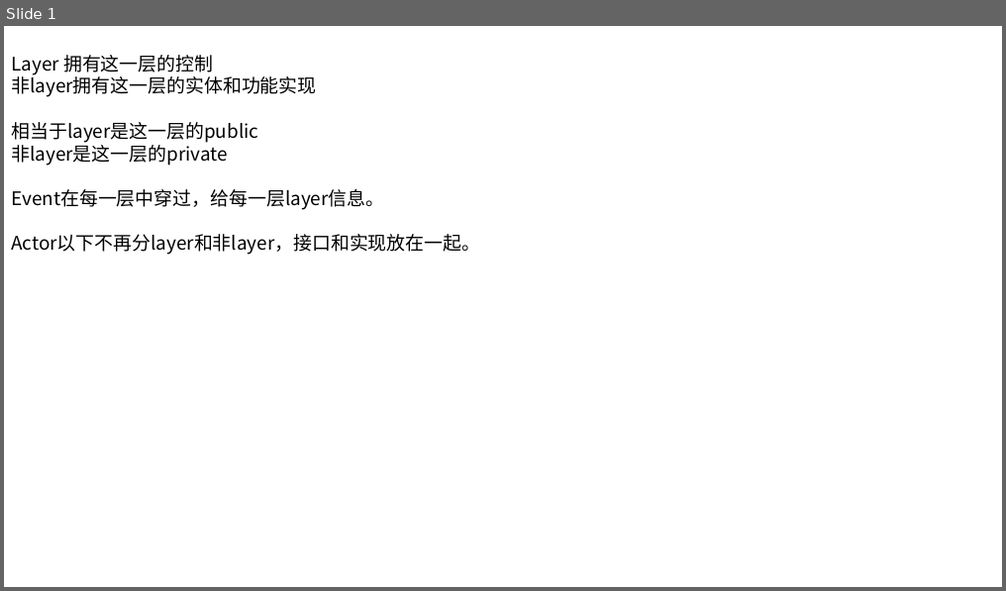
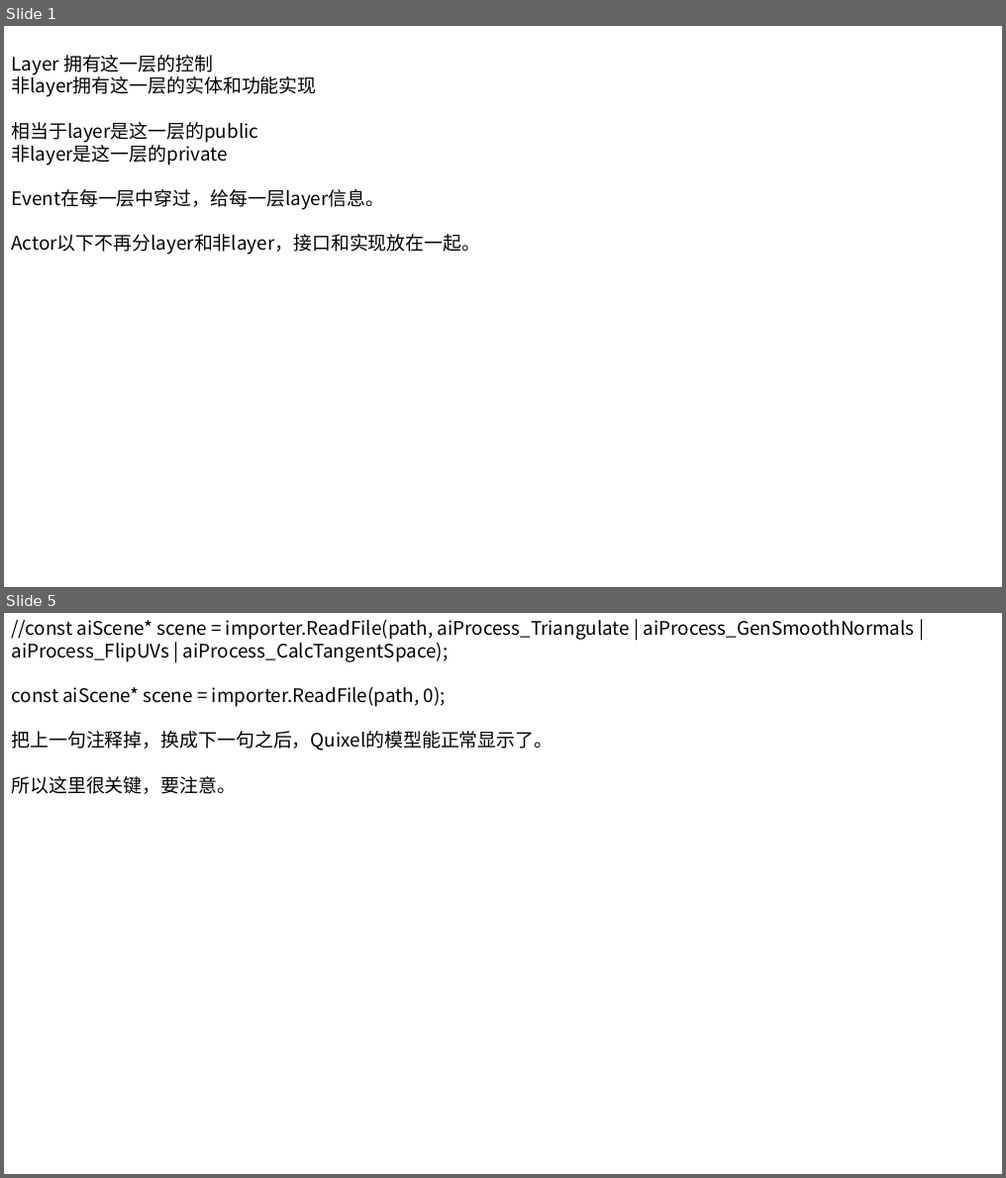
Before and after one commit to huangshansong/Hazel, a slide deck: 未来修改.pptx. Shown one above the other, each under a label of ours: slide 1 before the commit, slides 1 and 5 after it; the slides between them are not shown. The pictures are 1006x591 and 1006x1178 pixels, drawn with LibreOffice and Linux fonts; fonts in the diff are those of the drawing. Boxes give left, top, right and bottom in pixels: in the first picture for what was removed or moved away, otherwise in the second. Text is boxed around its words. In the diff, an @@ line names an element or a change of style, - is before the commit and + after.

```diff
--- a/未来修改.pptx
+++ b/未来修改.pptx
@@ slide 5 added at [4,613,1002,1174], background #FFFFFF @@
@@ text added at [11,619,915,794], 18 pt, text #000000 @@
+//const aiScene* scene = importer.ReadFile(path, aiProcess_Triangulate | aiProcess_GenSmoothNormals | aiProcess_FlipUVs | aiProcess_CalcTangentSpace);
+const aiScene* scene = importer.ReadFile(path, 0);
+把上一句注释掉，换成下一句之后，Quixel的模型能正常显示了。
+所以这里很关键，要注意。
```
Also in this commit, not shown: 1 slide changed, 2 other slides added, 16 other files.
